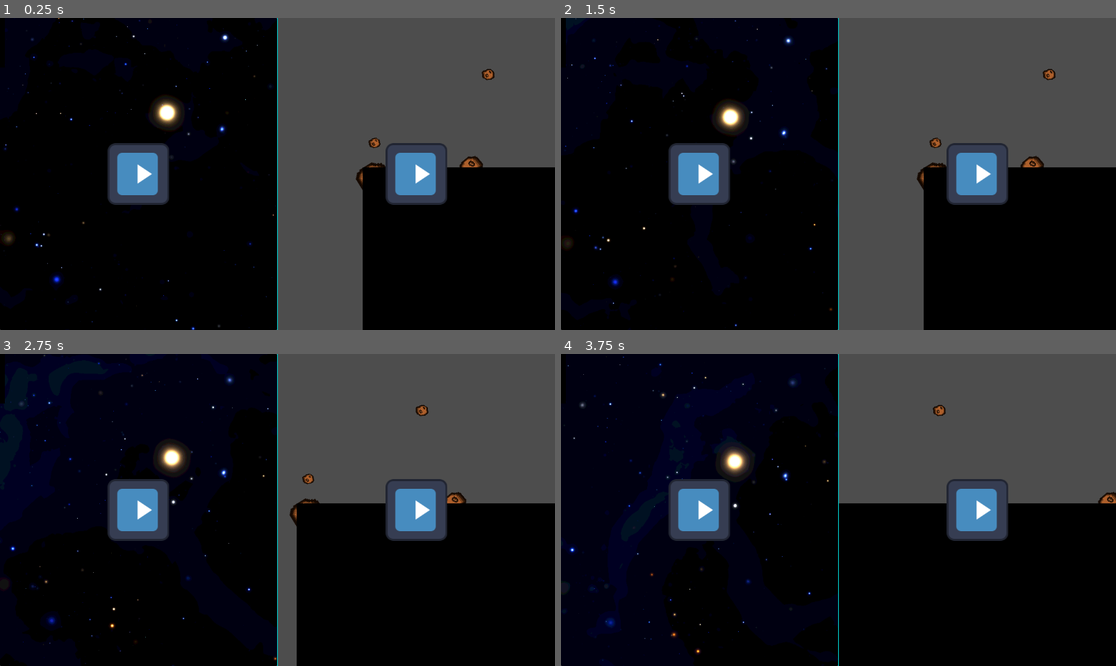
Above: before the commit, frames 1-4 (two rows, left to right).
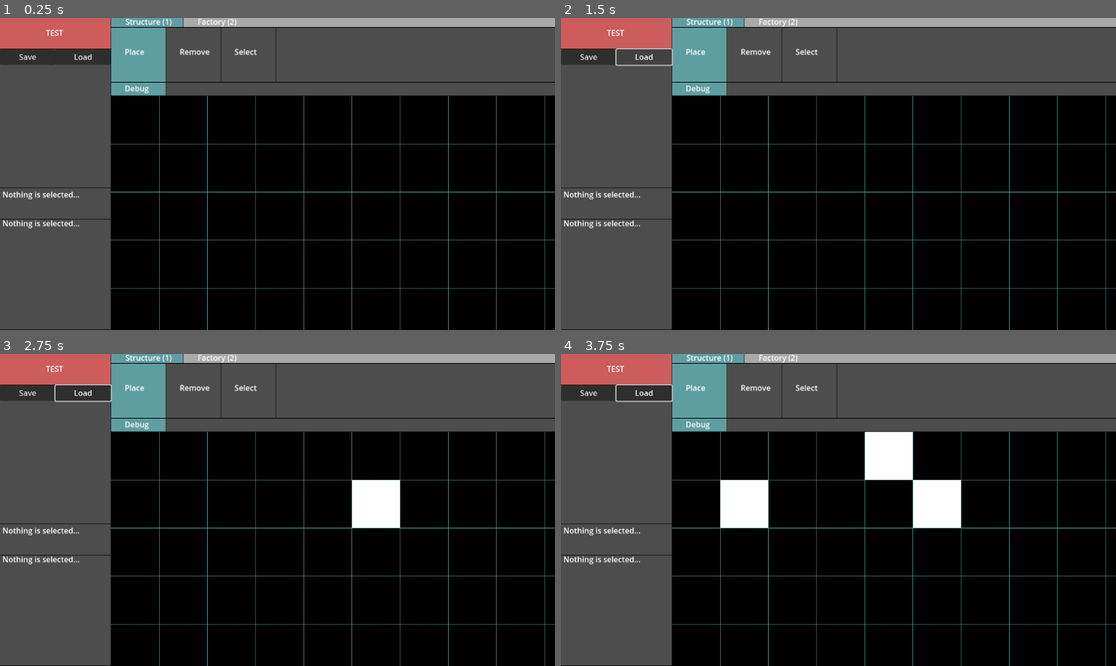
Above: after the commit, the same moments.

Repository: WrogglyWriggs29/ship_building_game
Game: Godot game, scene res://ship_blueprint_designer.tscn
The game is run twice, just before and just after one commit, with the same random seed, the same clock (stepped at 60 frames per second) and the same inputs. Before the commit the project starts from res://scenes/main/main.tscn. The engine's default icon, where the game draws it, is replaced by a stand-in: a white triangle on a blue panel in a dark square.
Inputs (mouse positions are in pixels of both pictures, inside the frame that each line leads up to):
- Up to frame 1 (0.25 s): no input
- Up to frame 2 (1.5 s): click (588, 55) at 0.5 s, where only the run after the commit has a clickable "Save"; click (644, 55) at 1.25 s, where only the run after the commit has a clickable "Load"
- Up to frame 3 (2.75 s): move the mouse to (399, 494) at 2.02 s; hold Right (ui_right) from 2.03 s (still down); click (399, 494) at 2.17 s
- Up to frame 4 (3.75 s): release Right (ui_right) at 2.75 s; drag from (727, 525) to (794, 566) at 2.77 s; move the mouse to (894, 441) at 3.52 s; hold Right (ui_right) from 3.53 s (still down); click (894, 441) at 3.67 s

The runs differ from the first frame. In frame 1, 53% of the frame differs, in the area x 0-100%, y 0-100%; in frame 2, 54%; in frame 3, 48%; in frame 4, 48%.

Commit message:
fix merge conflict

Diff:
--- a/project.godot
+++ b/project.godot
@@ -11,7 +11,7 @@
 [application]
 
 config/name="ship_building_game"
-run/main_scene="res://scenes/main/main.tscn"
+run/main_scene="res://ship_blueprint_designer.tscn"
 config/features=PackedStringArray("4.3", "Forward Plus")
 config/icon="res://icon.svg"
 
--- a/scripts/ship_design_scene/ship_blueprint_designer.gd
+++ b/scripts/ship_design_scene/ship_blueprint_designer.gd
@@ -28,6 +28,12 @@
 var test_button_top_left: UICoord = UICoord.new(Vector2(0.0, 0.0), self)
 var test_button_bottom_right: UICoord = UICoord.new(Vector2(H_SPLIT, 0.1), self)
 
+var save_button_top_left: UICoord = UICoord.new(Vector2(0.0, 0.1), self)
+var save_button_bottom_right: UICoord = UICoord.new(Vector2(H_SPLIT / 2, 0.15), self)
+
+var load_button_top_left: UICoord = UICoord.new(Vector2(H_SPLIT / 2, 0.1), self)
+var load_button_bottom_right: UICoord = UICoord.new(Vector2(H_SPLIT, 0.15), self)
+
 const BOX_WIDTH = H_SPLIT
 const BOX_HEIGHT = H_SPLIT * EXPECTED_RATIO
 var action_binder_top_left = UICoord.new(Vector2(0.0, 1 - BOX_HEIGHT - 0.1), self)
@@ -110,6 +116,22 @@
 	add_child(test_button)
 	add_child(binder)
 	add_child(config)
+
+	# Create Save Button
+	var save_button = Button.new()
+	save_button.text = "Save"
+	save_button.position = save_button_top_left.to_px()
+	save_button.size = save_button_bottom_right.to_px() - save_button_top_left.to_px()
+	save_button.connect("pressed", Callable(self, "_on_save_button_pressed"))
+	add_child(save_button)
+
+	# Create Load Button
+	var load_button = Button.new()
+	load_button.text = "Load"
+	load_button.position = load_button_top_left.to_px()
+	load_button.size = load_button_bottom_right.to_px() - load_button_top_left.to_px()
+	load_button.connect("pressed", Callable(self, "_on_load_button_pressed"))
+	add_child(load_button)
 
 func _process(_delta: float) -> void:
 	layer_selector.position = layer_selector_top_left.to_px()
@@ -233,9 +255,7 @@
 		config.click_at(pos - config.position)
 	elif on_test_button:
 		test_button.click()
-		#var file_path = "res://test_blueprint.json"
-		# save_blueprint(file_path)
-		#load_blueprint(file_path)
+
 
 	elif on_binder:
 		binder.click_at(pos - binder.position)
@@ -245,7 +265,7 @@
 
 func save_blueprint(file_path: String) -> void:
 	if writer == null or editor == null:
-		#print("Writer or Editor not initialized!")
+		print("Writer or Editor not initialized!")
 		return
 	print("Saving blueprint to:", file_path)
 	print(editor.blueprint.print_as_string())
@@ -262,3 +282,11 @@
 		return
 	editor.set_blueprint(loaded_blueprint)
 	print("Blueprint loaded successfully.")
+
+func _on_save_button_pressed() -> void:
+	var file_path = "res://test_blueprint.json"  # Save to the user directory
+	save_blueprint(file_path)
+
+func _on_load_button_pressed() -> void:
+	var file_path = "res://test_blueprint.json"  # Load from the user directory
+	load_blueprint(file_path)
